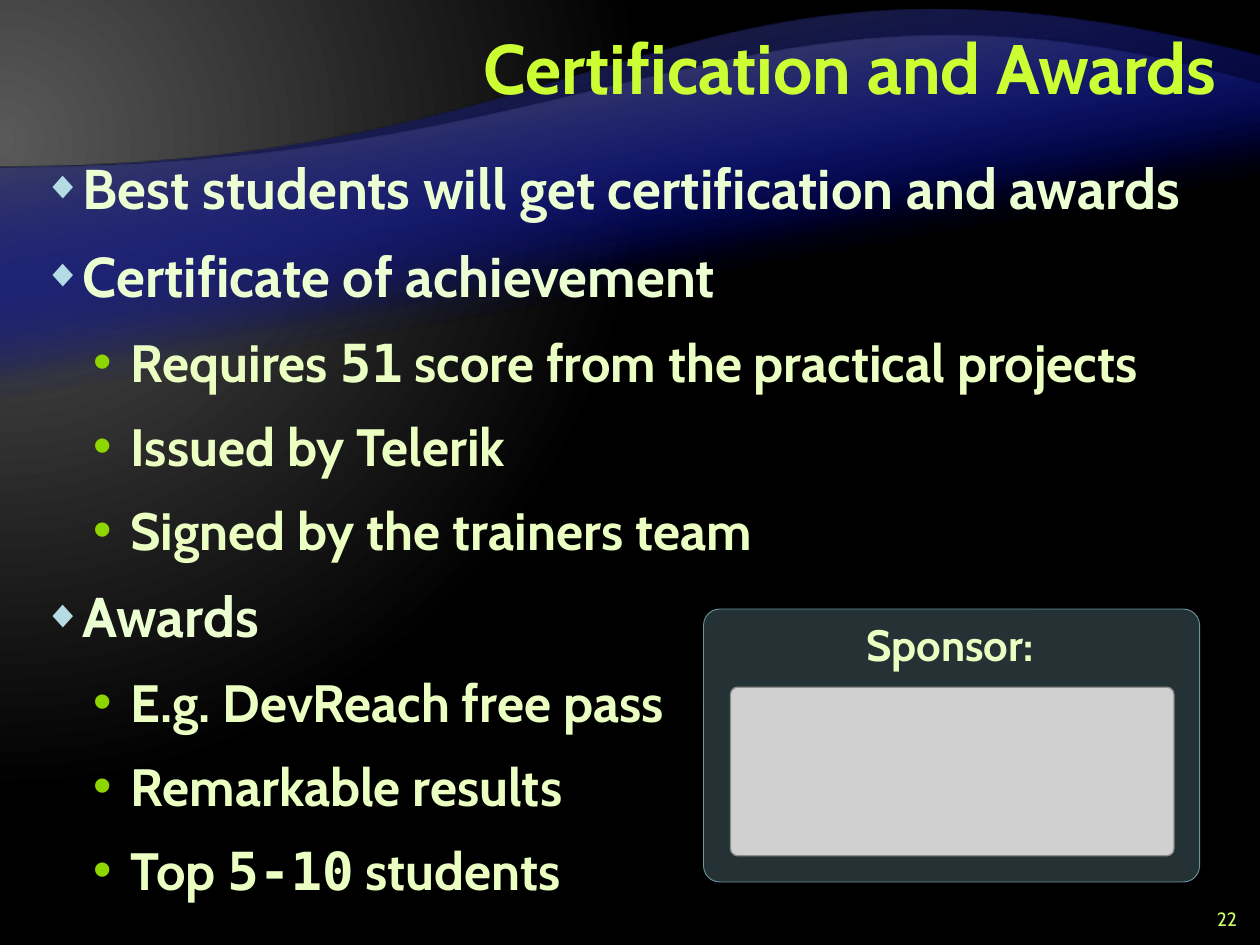
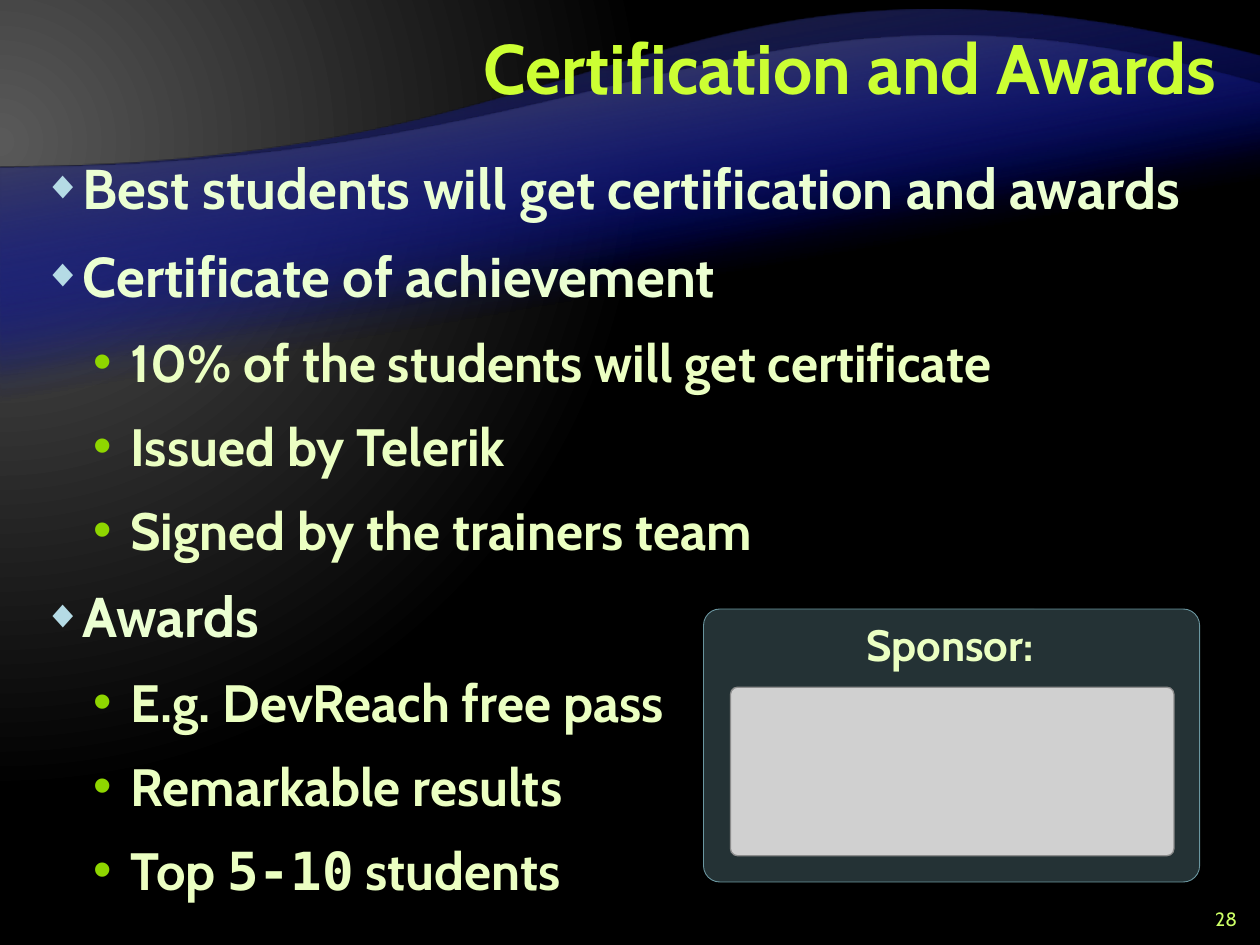
Before and after one commit to Lockheed01/aspnet-mvc-course, a slide deck: slide 28 of Lectures/0. Course Introduction/--for-editing--Course Introduction.pptx (slide 22 before the commit). Drawn at 1260x945 pixels with LibreOffice and Linux fonts; fonts in the diff are those of the drawing; grey boxes stand for pictures; background and template pictures are left out. Boxes give left, top, right and bottom in pixels: in the first picture for what was removed or moved away, otherwise in the second. Text is boxed around its words. In the diff, an @@ line names an element or a change of style, - is before the commit and + after.

```diff
--- a/Lectures/0. Course Introduction/--for-editing--Course Introduction.pptx
+++ b/Lectures/0. Course Introduction/--for-editing--Course Introduction.pptx
@@ text at [131, 342, 992, 394]: text changed @@
-  • Requires 51 score from the practical projects
+  • 10% of the students will get certificate
@@ page number at [1215, 912, 1237, 927]: text changed @@
-22
+28
```
Also in this commit, not shown: 5 other slides changed, 6 slides added, 1 other file.
